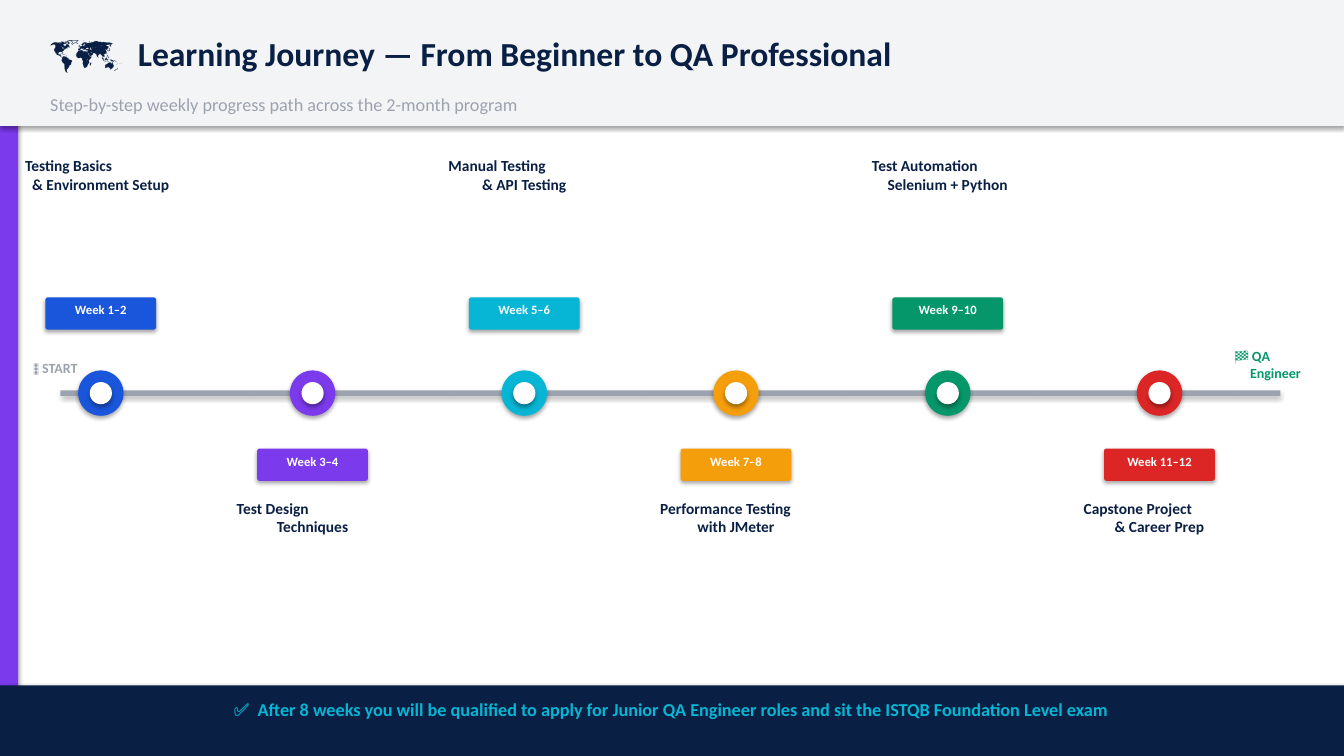
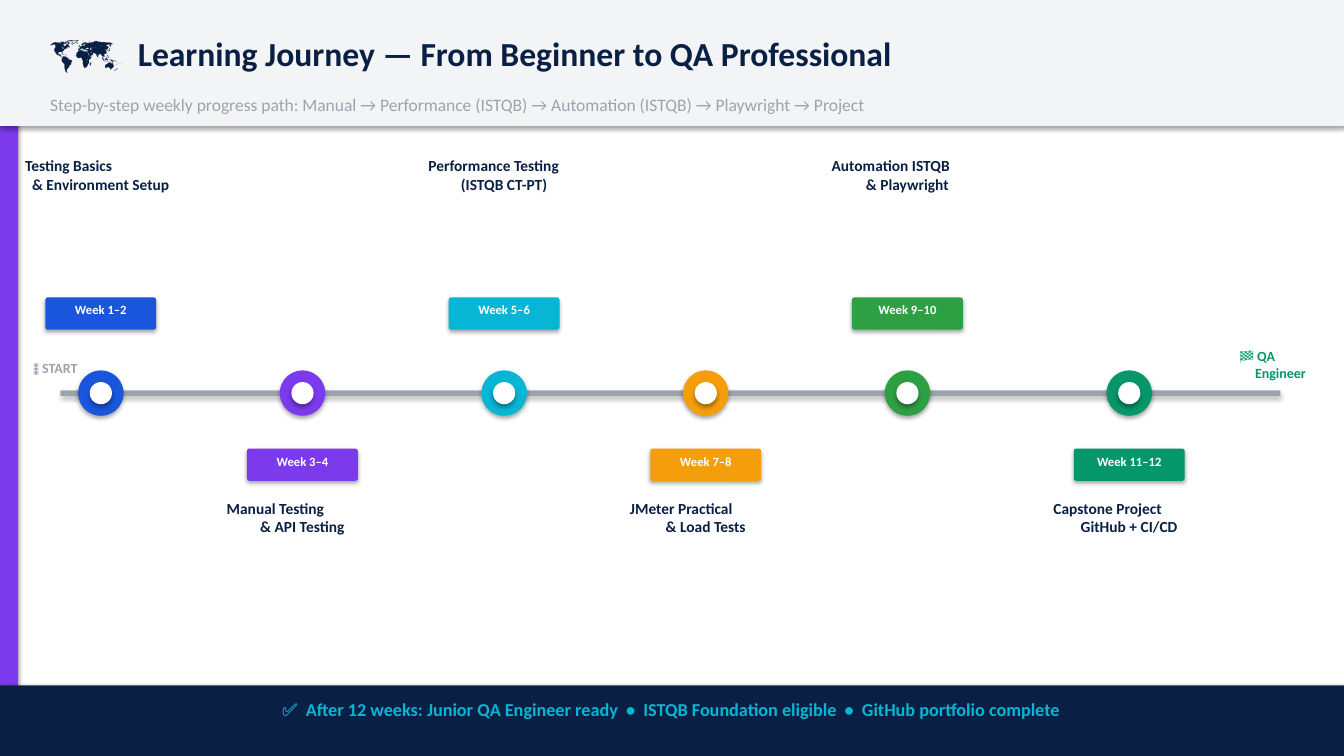
Before and after one commit to Razan-Eldaif/performance-testing-exam, a slide deck: slide 12 of Software_Testing_Diploma_Beginners.pptx (slide 8 before the commit). Drawn at 1344x756 pixels with LibreOffice and Linux fonts; fonts in the diff are those of the drawing. Boxes give left, top, right and bottom in pixels: in the first picture for what was removed or moved away, otherwise in the second. Text is boxed around its words. In the diff, an @@ line names an element or a change of style, - is before the commit and + after.

```diff
--- a/Software_Testing_Diploma_Beginners.pptx
+++ b/Software_Testing_Diploma_Beginners.pptx
@@ text at <box>50,98,864,114</box>: text changed; size 13 to 12.5 pt @@
-Step-by-step weekly progress path across the 2-month program
+Step-by-step weekly progress path: Manual → Performance (ISTQB) → Automation (ISTQB) → Playwright → Project
@@ text at <box>428,160,559,192</box>: text changed @@
-Manual Testing
-& API Testing
+Performance Testing
+(ISTQB CT-PT)
@@ text at <box>832,160,950,193</box>: text changed @@
-Test Automation
-Selenium + Python
+Automation ISTQB
+& Playwright
@@ 2 ellipses, 1 text, 1 rounded rectangle: place and size @@
-2 ellipses, 1 text, 1 rounded rectangle at <box>469,297,580,415</box>
+2 ellipses, 1 text, 1 rounded rectangle at <box>449,297,560,415</box>
@@ 2 ellipses, 1 text, 1 rounded rectangle: place and size @@
-2 ellipses, 1 text, 1 rounded rectangle at <box>892,297,1003,415</box>
+2 ellipses, 1 text, 1 rounded rectangle at <box>852,297,963,415</box>
@@ rounded rectangle at <box>852,297,963,330</box>: fill #059669 to #2EA044 @@
@@ text "🏁 QA Engineer": place and size @@
-text "🏁 QA Engineer" at <box>1250,351,1301,381</box>
+text "🏁 QA Engineer" at <box>1255,352,1306,381</box>
@@ 2 ellipses, 1 text, 1 rounded rectangle: place and size @@
-2 ellipses, 1 text, 1 rounded rectangle at <box>257,370,368,481</box>
+2 ellipses, 1 text, 1 rounded rectangle at <box>247,370,358,481</box>
@@ ellipse at <box>885,370,931,415</box>: fill #059669 to #2EA044 @@
@@ 4 ellipses, 2 texts, 2 rounded rectangles: place and size @@
-4 ellipses, 2 texts, 2 rounded rectangles at <box>681,370,1215,481</box>
+4 ellipses, 2 texts, 2 rounded rectangles at <box>650,370,1185,481</box>
@@ ellipse at <box>1106,370,1151,415</box>: fill #DC2626 to #059669 @@
@@ rounded rectangle at <box>1074,449,1185,481</box>: fill #DC2626 to #059669 @@
@@ text at <box>227,503,345,535</box>: text changed @@
-Test Design
-Techniques
+Manual Testing
+& API Testing
@@ text at <box>630,503,746,532</box>: text changed @@
-Performance Testing
-with JMeter
+JMeter Practical
+& Load Tests
@@ text at <box>1053,503,1178,533</box>: text changed @@
-Capstone Project
-& Career Prep
+Capstone Project
+GitHub + CI/CD
@@ text at <box>306,703,1059,719</box>: text changed @@
-✅ After 8 weeks you will be qualified to apply for Junior QA Engineer roles and sit the ISTQB Foundation Level exam
+✅ After 12 weeks: Junior QA Engineer ready • ISTQB Foundation eligible • GitHub portfolio complete
```
Also in this commit, not shown: 9 other slides changed, 4 slides added.
